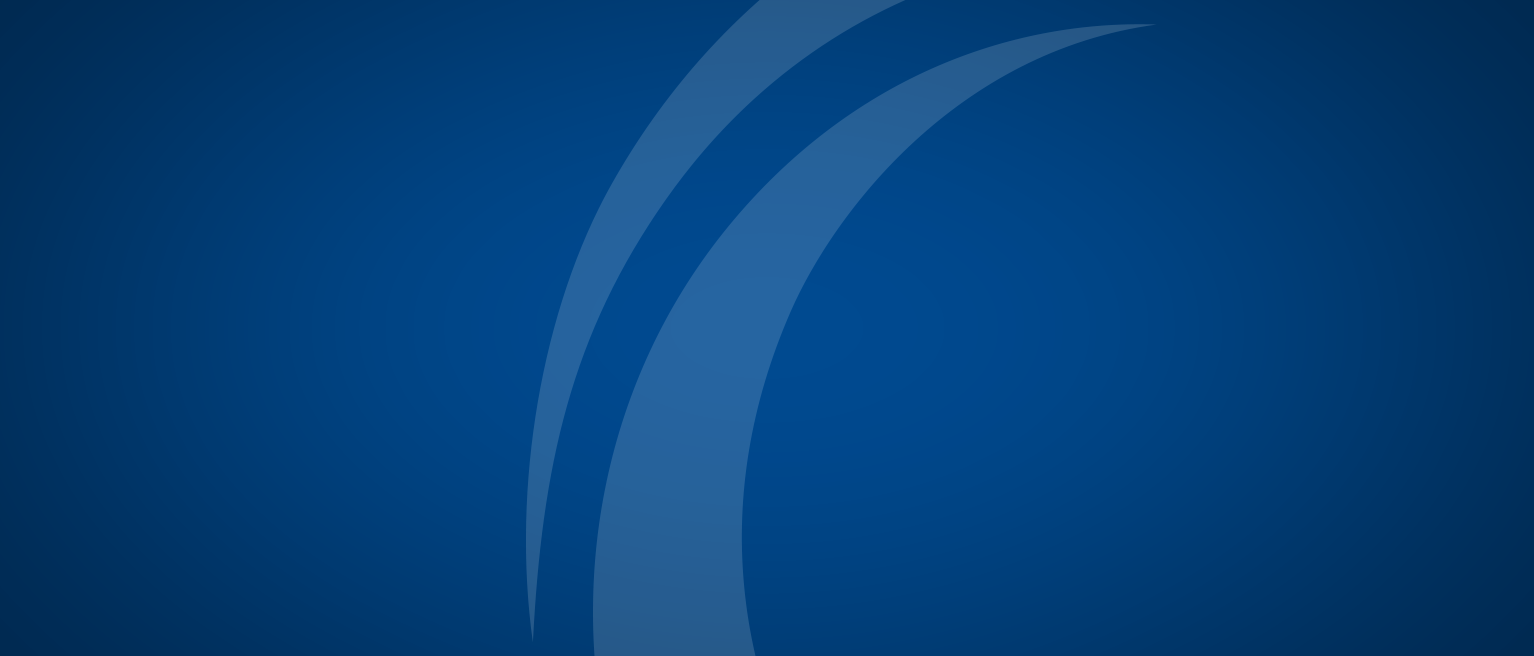
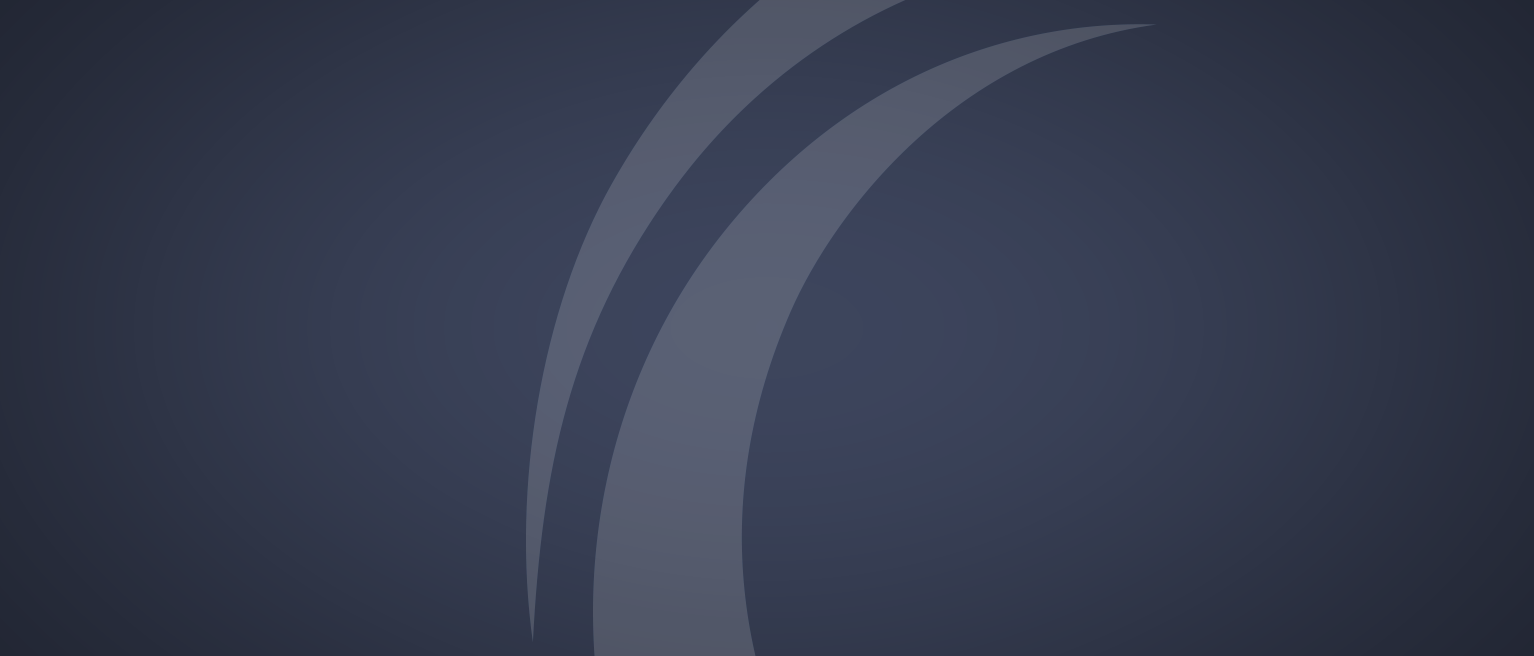
Layered file, before and after one edit (1534×656). Changes by layer:
added layer "Layer 8" above "Layer 7" over left=0, top=0, right=1534, bottom=656
